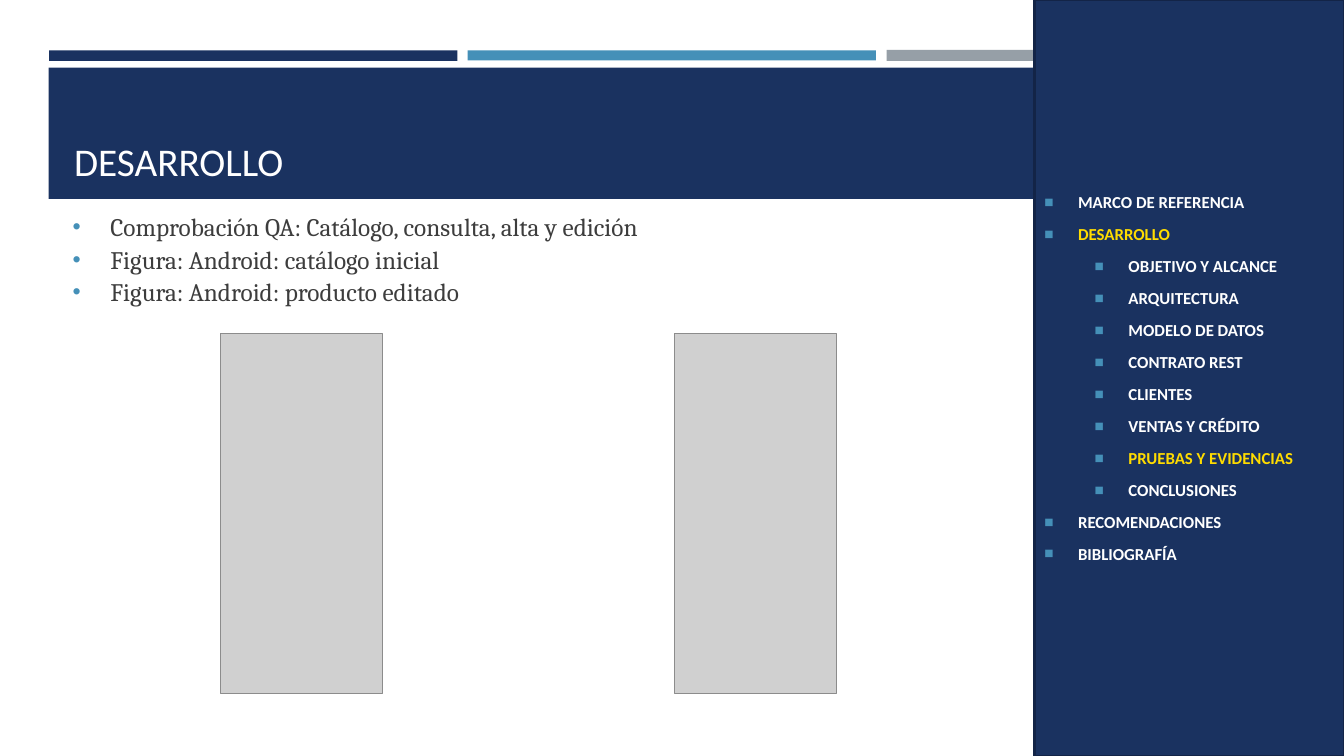
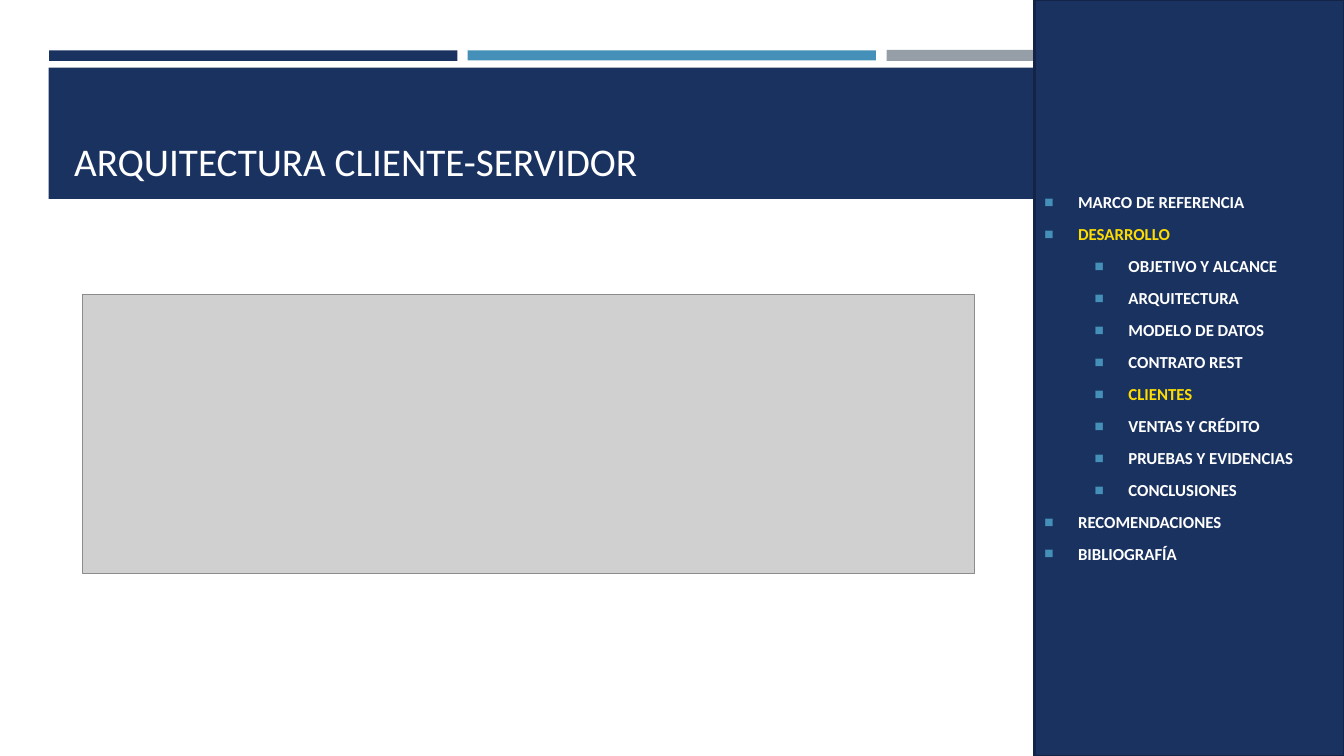
Before and after one commit to gamurigm/examen-arq-1, a slide deck: slide 21 of 05. DOCUMENTACION/02. PRESENTACION/PRESENTACION_CELULAR_BDDLOCAL_RESTFUL_DOTNET_GR09.pptx. Drawn at 1344x756 pixels with LibreOffice and Linux fonts; fonts in the diff are those of the drawing; grey boxes stand for pictures. Boxes give left, top, right and bottom in pixels: in the first picture for what was removed or moved away, otherwise in the second. Text is boxed around its words. In the diff, an @@ line names an element or a change of style, - is before the commit and + after.

```diff
--- a/05. DOCUMENTACION/02. PRESENTACION/PRESENTACION_CELULAR_BDDLOCAL_RESTFUL_DOTNET_GR09.pptx
+++ b/05. DOCUMENTACION/02. PRESENTACION/PRESENTACION_CELULAR_BDDLOCAL_RESTFUL_DOTNET_GR09.pptx
@@ title at box(74, 150, 637, 182): text changed @@
-DESARROLLO
+ARQUITECTURA CLIENTE-SERVIDOR
@@ text removed at box(110, 218, 638, 307) @@
-• Comprobación QA: Catálogo, consulta, alta y edición
-• Figura: Android: catálogo inicial
-• Figura: Android: producto editado
@@ picture added at box(83, 295, 975, 575) @@
@@ picture removed at box(221, 334, 383, 694) @@
@@ picture removed at box(675, 334, 837, 694) @@
@@ text in rectangle at box(1128, 389, 1293, 464): text colour #FFFFFF to #FFDC00 in "CLIENTES"; text colour #FFDC00 to #FFFFFF in "PRUEBAS Y EVIDENCIAS" @@
```
Also in this commit, not shown: 32 other slides changed, 3 slides added, 11 other files.
